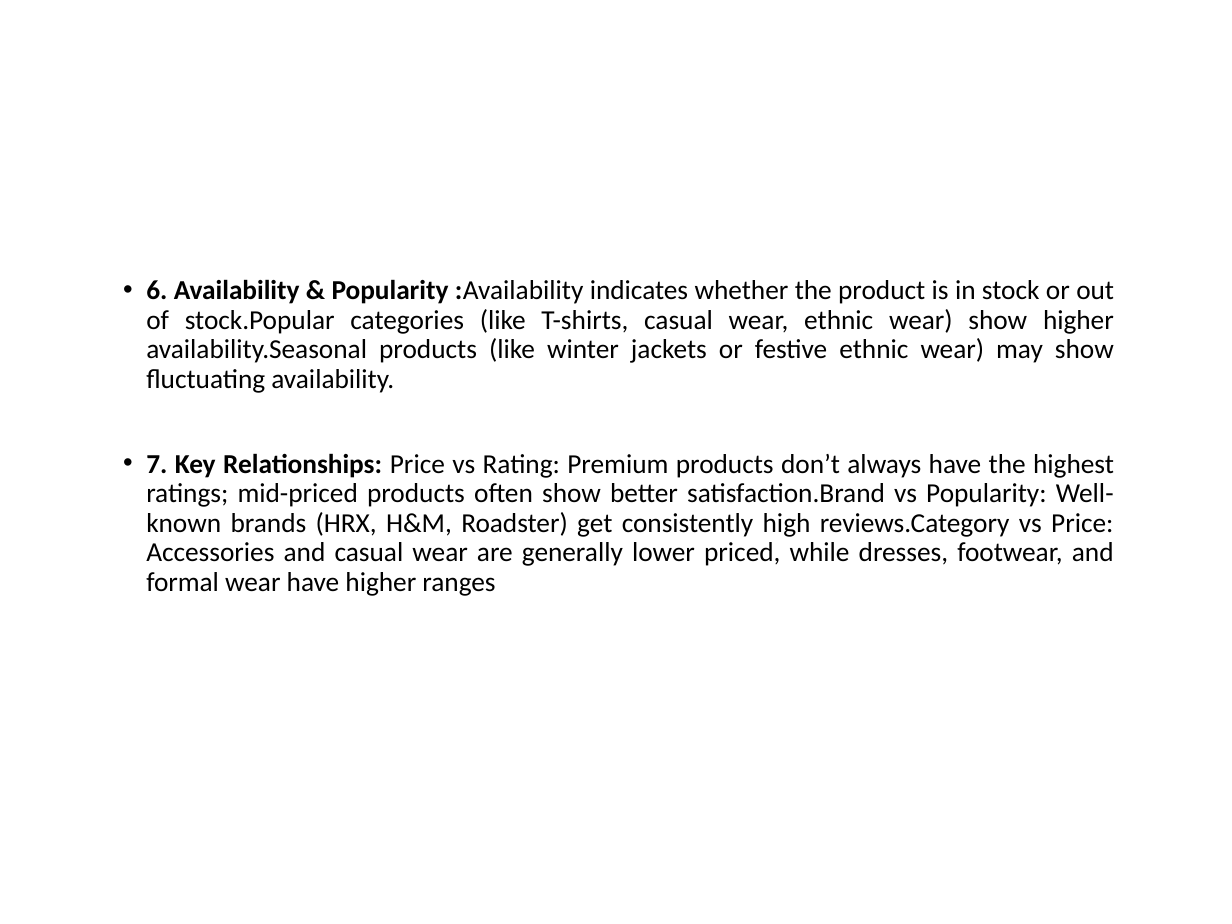
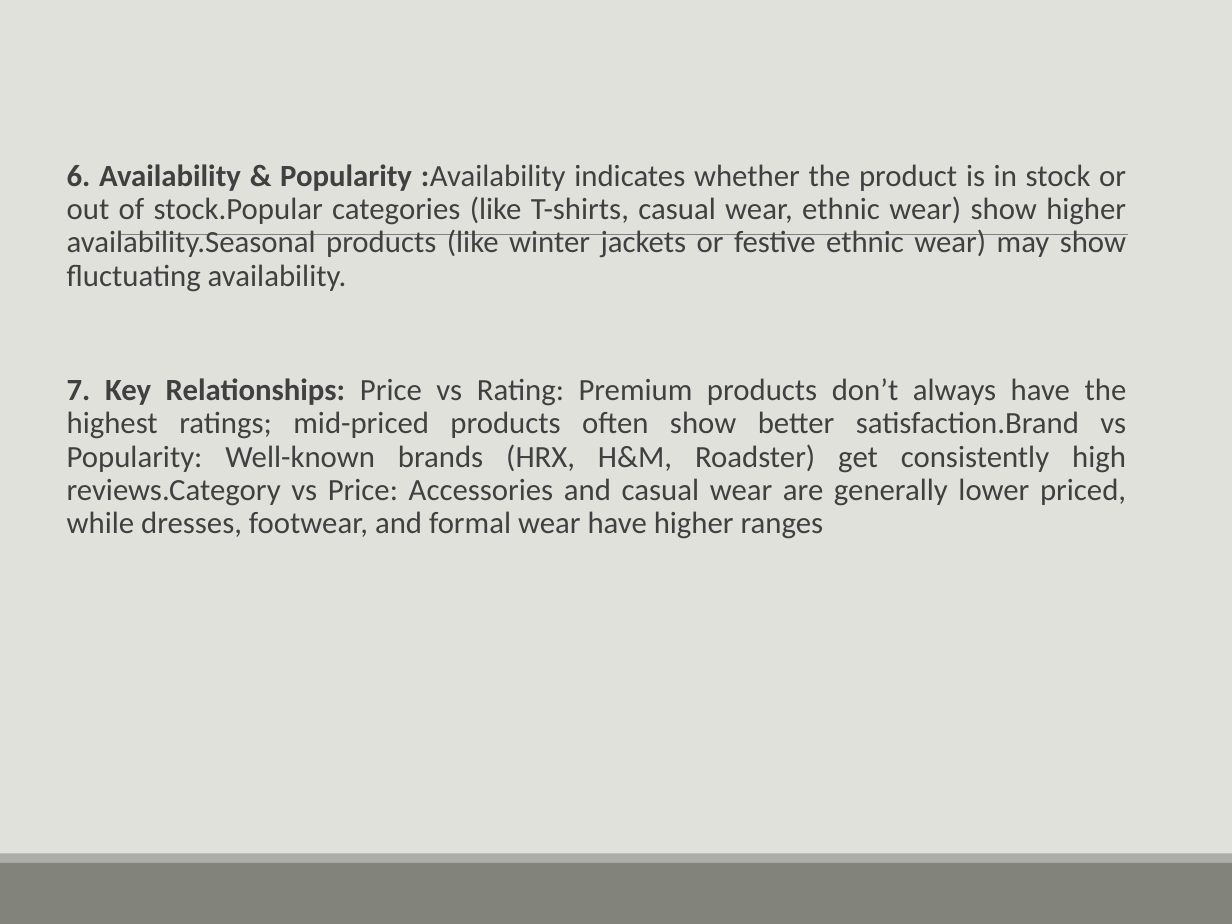
Before and after one commit to srinija1111/BigDataAnalytics, a slide deck: slide 4 of 7. Myntra Sales Analysis(Mini Project)/myntra sales ppt.pptx (slide 5 before the commit). Drawn at 1232x924 pixels with LibreOffice and Linux fonts; fonts in the diff are those of the drawing. Boxes give left, top, right and bottom in pixels: in the first picture for what was removed or moved away, otherwise in the second. Text is boxed around its words. In the diff, an @@ line names an element or a change of style, - is before the commit and + after.

```diff
--- a/7. Myntra Sales Analysis(Mini Project)/myntra sales ppt.pptx
+++ b/7. Myntra Sales Analysis(Mini Project)/myntra sales ppt.pptx
@@ background #FFFFFF to #E1E1DB @@
@@ text "6. Availability & Popularity :Availability ...": place and size @@
-text "6. Availability & Popularity :Availability ..." at (146,279,1114,596)
+text "6. Availability & Popularity :Availability ..." at (67,164,1127,539)
@@ text "6. Availability & Popularity :Availability ..." at (67,164,1127,539): size 16 to 18 pt, text colour #000000 to #404040; bullet • to  ; more space between paragraphs @@
@@ line added from (121, 234) to (1127, 234), #808080 0.5 pt @@
@@ rectangle added at (0,862,1232,924), fill #82847C @@
@@ rectangle added at (0,854,1232,862), fill #ACADA8 @@
```
Also in this commit, not shown: 10 other slides changed, 2 slides removed.
